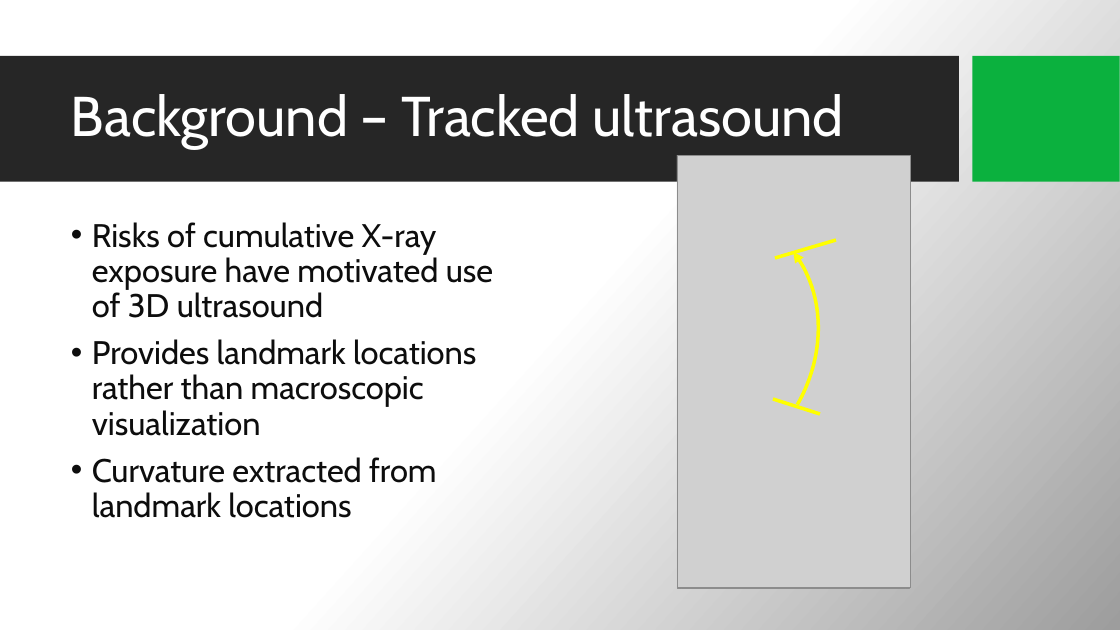
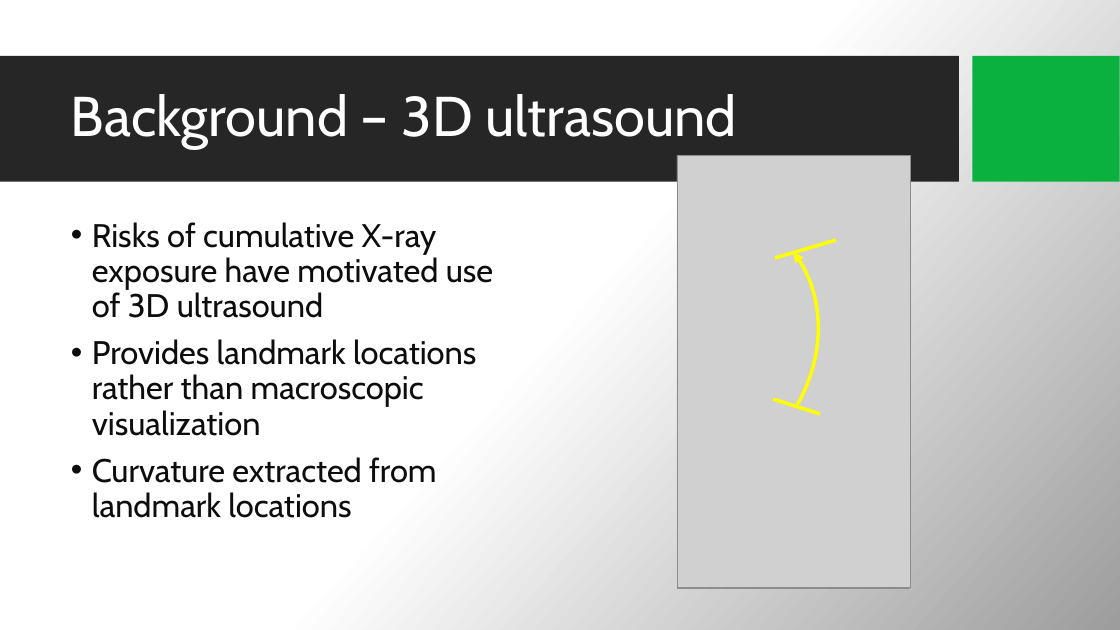
Before and after one commit to BenChurch/Fall2016, a slide deck: slide 5 of CISC897/FinalSurvey/Presentation/SurveyPresentation.pptx. Drawn at 1120x630 pixels with LibreOffice and Linux fonts; fonts in the diff are those of the drawing; grey boxes stand for pictures; background and template pictures are left out. Boxes give left, top, right and bottom in pixels: in the first picture for what was removed or moved away, otherwise in the second. Text is boxed around its words. In the diff, an @@ line names an element or a change of style, - is before the commit and + after.

```diff
--- a/CISC897/FinalSurvey/Presentation/SurveyPresentation.pptx
+++ b/CISC897/FinalSurvey/Presentation/SurveyPresentation.pptx
@@ title at bbox=[71, 94, 737, 149]: text changed @@
-Background – Tracked ultrasound
+Background – 3D ultrasound
```
Also in this commit, not shown: 3 other slides changed, 13 slides added, 1 slide removed, 7 other files.
